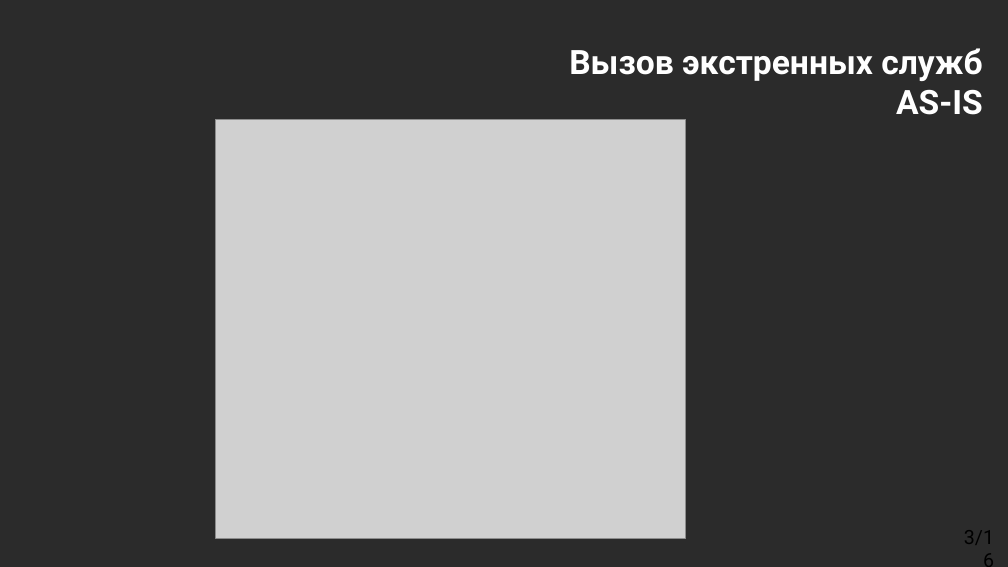
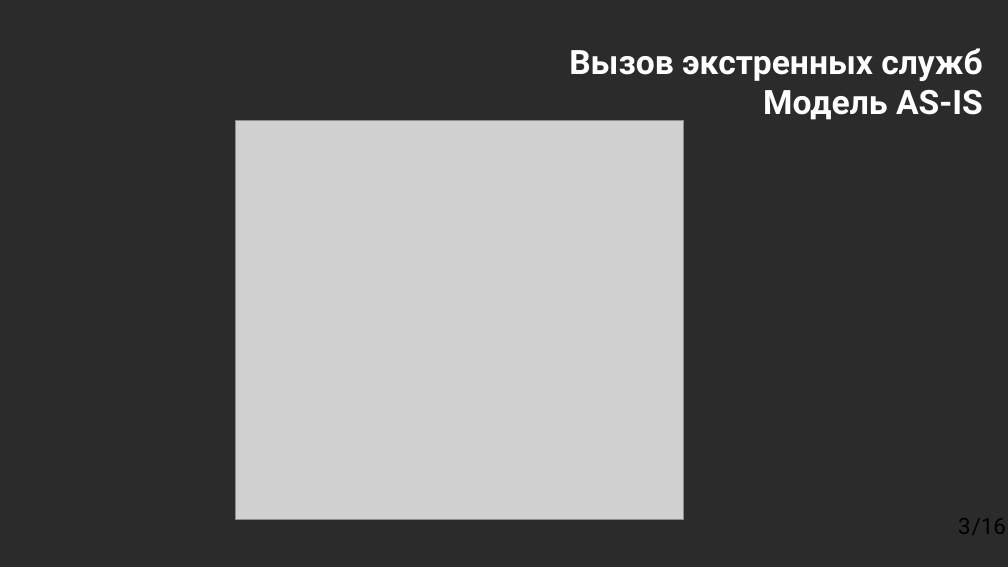
Before and after one commit to BRKot/DiplomGit, a slide deck: slide 3 of Пантелеевы Артём.pptx. Drawn at 1008x567 pixels with LibreOffice and Linux fonts; fonts in the diff are those of the drawing; grey boxes stand for pictures; background and template pictures are left out; a plain dark background stands for a picture behind light text. Boxes give left, top, right and bottom in pixels: in the first picture for what was removed or moved away, otherwise in the second. Text is boxed around its words. In the diff, an @@ line names an element or a change of style, - is before the commit and + after.

```diff
--- a/Пантелеевы Артём.pptx
+++ b/Пантелеевы Артём.pptx
@@ title at <box>569,48,983,120</box>: text changed @@
-Вызов экстренных служб
-AS-IS
+Вызов экстренных служб
+Модель AS-IS
@@ picture: place and size @@
-picture at <box>216,119,685,538</box>
+picture at <box>235,120,683,519</box>
@@ text "/16" at <box>958,518,1006,535</box>: vertical alignment top to middle @@
@@ text at <box>958,518,1006,535</box>: text changed; size 14 to 16 pt @@
-3/16
+/16
@@ page number added at <box>958,518,1006,535</box>, 16 pt, text #000000 @@
+3
```
Also in this commit, not shown: 15 other slides changed, 14 other files.
